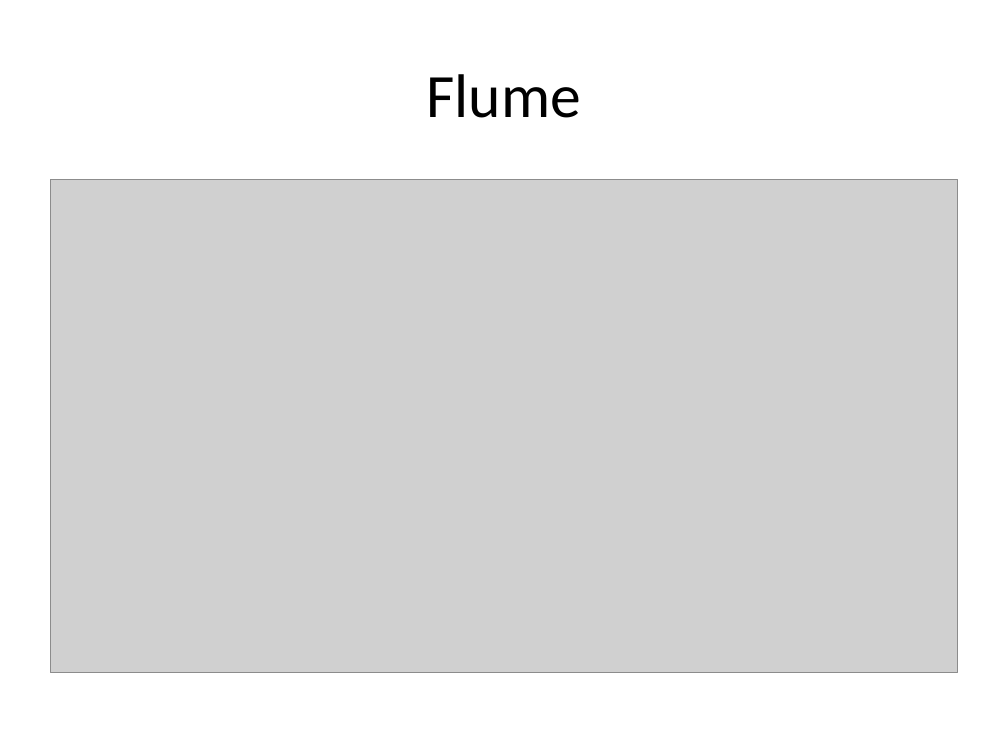
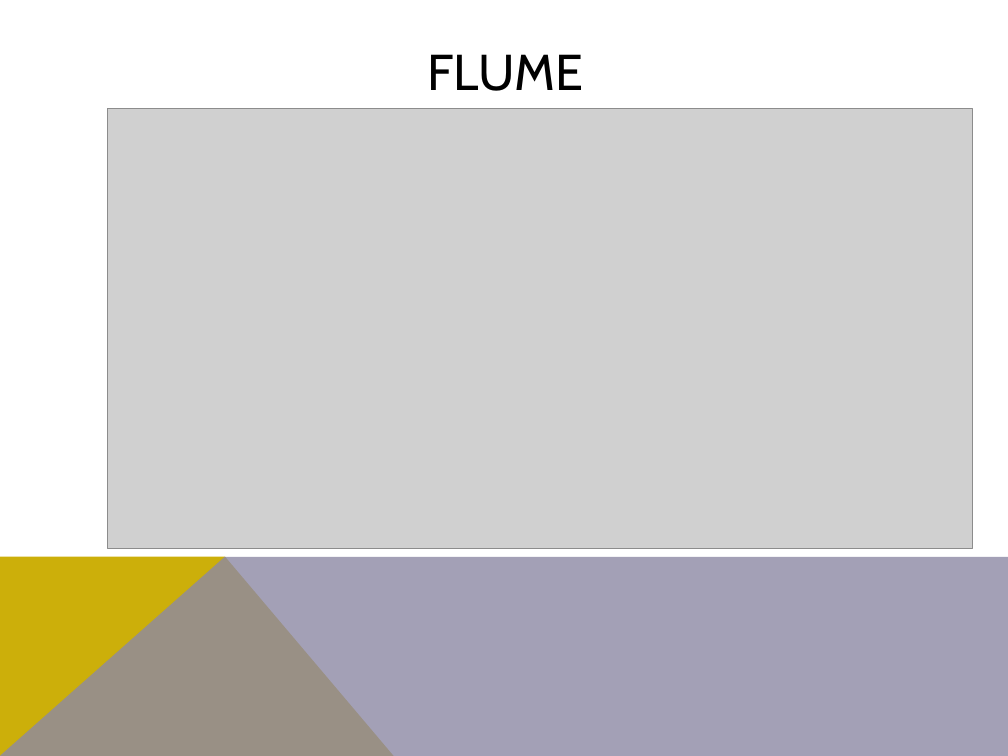
Before and after one commit to anyanyany/DataScience, a slide deck: slide 6 of PozyskiwanieDanych/prezentacja szablon.pptx. Drawn at 1008x756 pixels with LibreOffice and Linux fonts; fonts in the diff are those of the drawing; grey boxes stand for pictures. Boxes give left, top, right and bottom in pixels: in the first picture for what was removed or moved away, otherwise in the second. Text is boxed around its words. In the diff, an @@ line names an element or a change of style, - is before the commit and + after.

```diff
--- a/PozyskiwanieDanych/prezentacja szablon.pptx
+++ b/PozyskiwanieDanych/prezentacja szablon.pptx
@@ title at bbox=[428, 54, 583, 91]: text changed; size 44 to 36 pt; font Calibri to Cabin @@
-Flume
+FLUME
@@ picture: place and size @@
-picture at bbox=[50, 179, 958, 673]
+picture at bbox=[108, 108, 973, 548]
@@ freeform shape added at bbox=[0, 556, 394, 756], fill #CCAF0A @@
@@ freeform shape added at bbox=[0, 556, 1008, 756], fill #8D89A4 at 80% opacity @@
```
Also in this commit, not shown: 5 other slides changed, 1 slide added, 1 slide removed.
